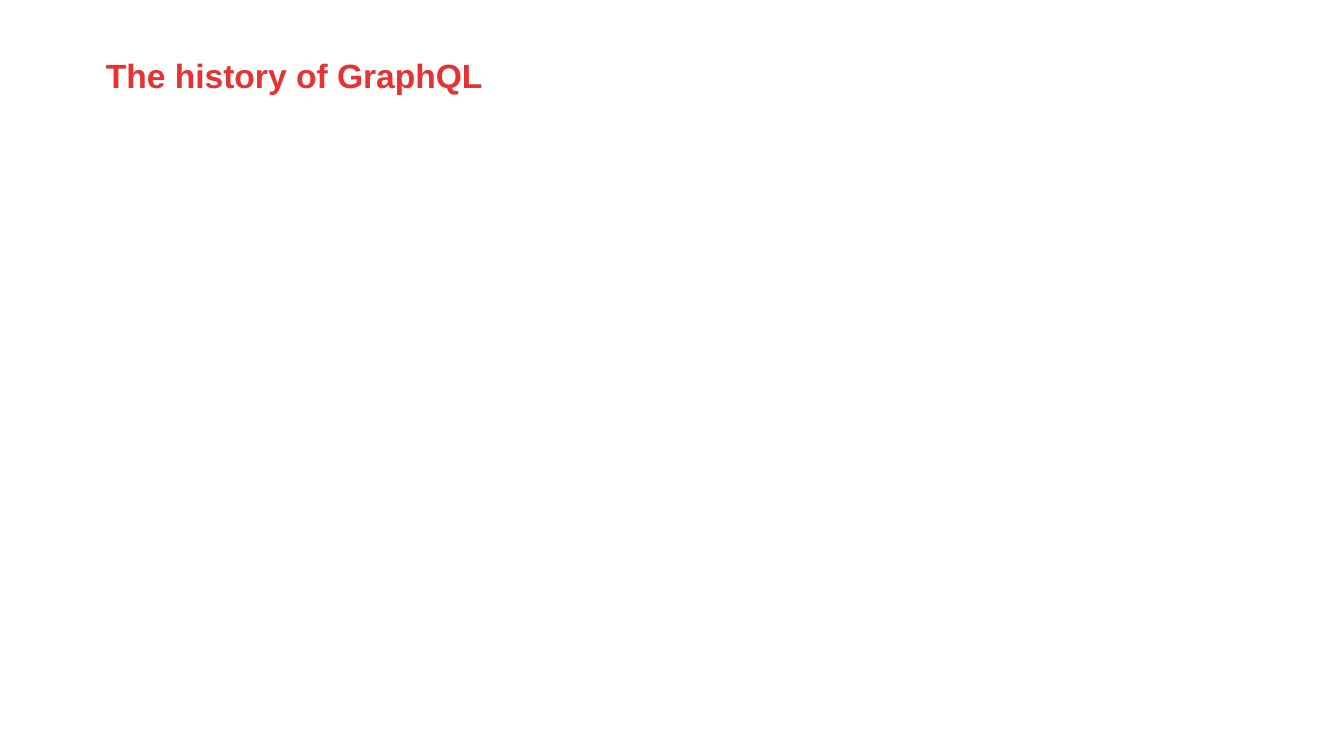
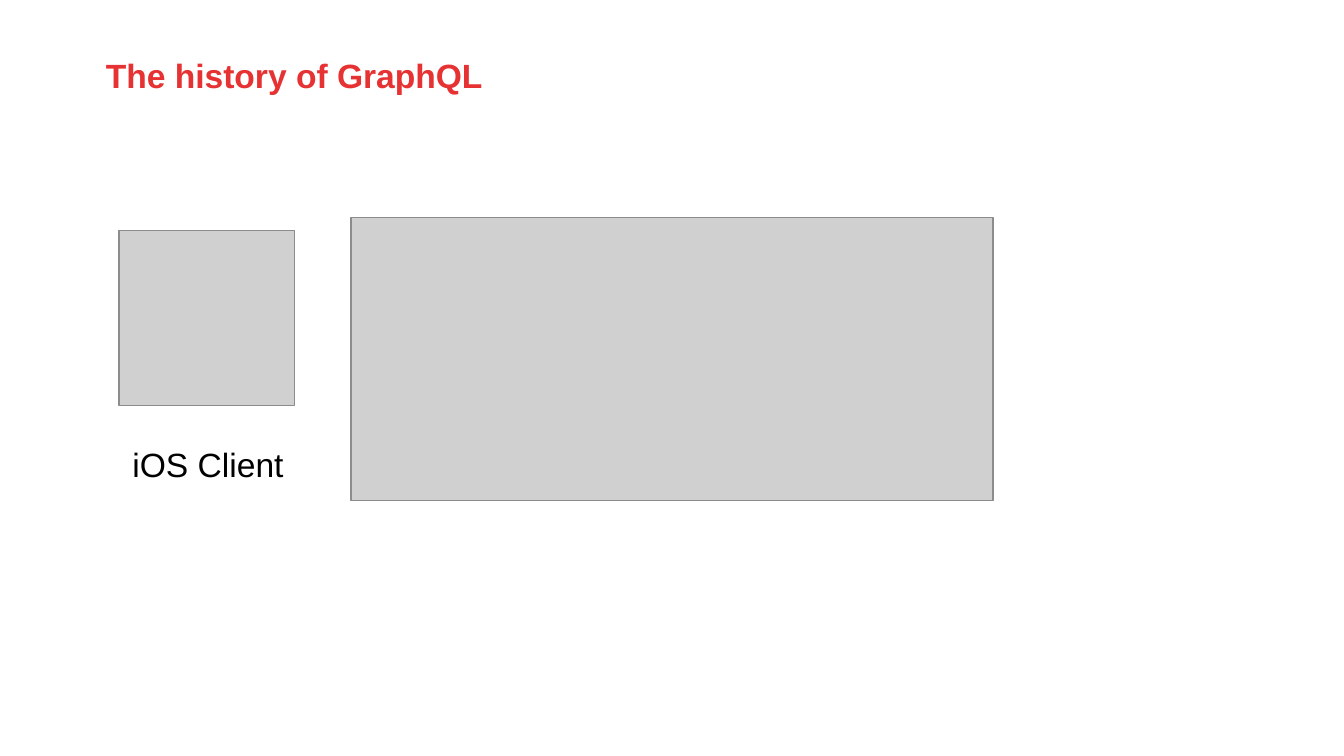
Before and after one commit to AMIS-Services/sig-graphql, a slide deck: slide 2 of slides/graphq-slides.pptx. Drawn at 1344x756 pixels with LibreOffice and Linux fonts; fonts in the diff are those of the drawing; grey boxes stand for pictures; background and template pictures are left out. Boxes give left, top, right and bottom in pixels: in the first picture for what was removed or moved away, otherwise in the second. Text is boxed around its words. In the diff, an @@ line names an element or a change of style, - is before the commit and + after.

```diff
--- a/slides/graphq-slides.pptx
+++ b/slides/graphq-slides.pptx
@@ picture added at bbox=[120, 230, 294, 405] @@
@@ picture added at bbox=[351, 218, 993, 501] @@
@@ text added at bbox=[132, 452, 284, 478], 18 pt, text #000000 @@
+iOS Client
```
Also in this commit, not shown: 3 other slides changed, 7 slides added, 2 slides removed.
